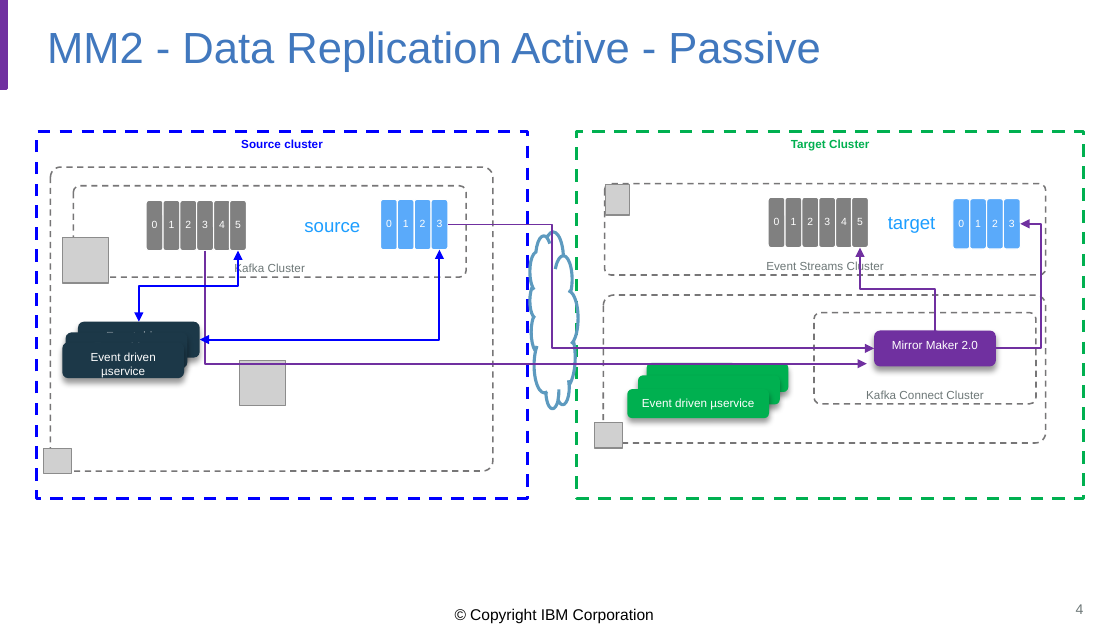
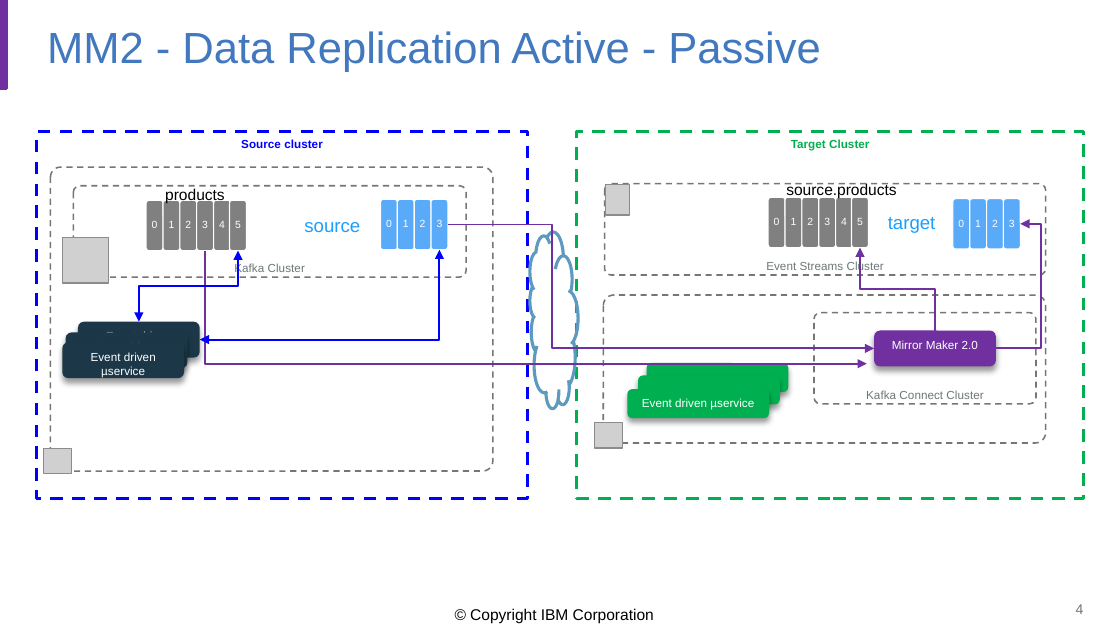
Before and after one commit to balasgit/kafka-studies, a slide deck: slide 4 of mm2-diagrams.pptx. Drawn at 1120x630 pixels with LibreOffice and Linux fonts; fonts in the diff are those of the drawing; grey boxes stand for pictures; background and template pictures are left out. Boxes give left, top, right and bottom in pixels: in the first picture for what was removed or moved away, otherwise in the second. Text is boxed around its words. In the diff, an @@ line names an element or a change of style, - is before the commit and + after.

```diff
--- a/mm2-diagrams.pptx
+++ b/mm2-diagrams.pptx
@@ text added at [165,188,224,203], 10 pt, text #000000 @@
+products
@@ text added at [786,183,896,198], 10 pt, text #000000 @@
+source.products
@@ picture removed at [240,361,286,407] @@
```
Also in this commit, not shown: 2 other slides changed, 9 other files.
